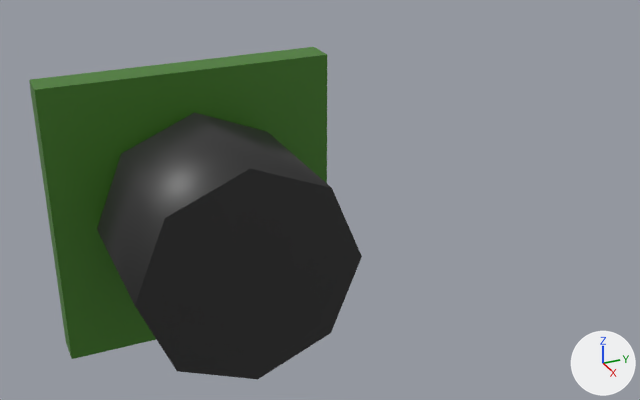
The COLLADA model pandora_sensors_description/meshes/sonar_sensor/max_sonar_ez4.dae: old version first, new version second.
Both versions are drawn from a 50 mm camera at (0.0638, -0.0171, 0.0293) aimed at (0.0062, 0.0088, 0.0005). Arrows for +X, +Y and +Z are at lower right; the lights stay in place. Where no turn or scale is listed for an object, it has been applied to the vertices.
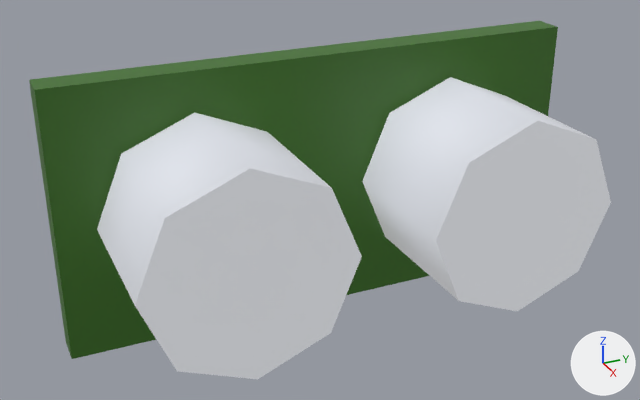
The newer file is also turned or shifted as a whole; pictures and numbers use the older file's frame.

Boxes [x1, y1, x2, y2] around the edits, measured in the pictures (640 x 400 px):
```json
{"object": "Plane", "change": "reshaped", "before": [29, 47, 362, 379], "after": [29, 21, 611, 379], "on screen": "75% wider, 8% taller"}
{"part": 1, "of": "me_plane_003", "change": "added", "after": [315, 21, 558, 295], "on screen": "green"}
{"part": 2, "of": "me_plane_003", "change": "added", "after": [362, 77, 611, 311]}
{"part": 3, "of": "me_plane_003", "change": "recoloured", "before": [97, 113, 362, 379], "after": [97, 113, 362, 379], "on screen": "black to grey"}
```

Edits to the scene script, one JSON object a line:
```json
{"op": "add", "block": "mat_sonar_silver_003", "code": ["mat_sonar_silver_003 = principled_material('Sonar_Silver_003')", "mat_sonar_silver_003.base_color = (0.418, 0.445, 0.509)  # grey #adb2bd", "mat_sonar_silver_003.roughness = 0.59", "mat_sonar_silver_003.emission_color = (0.3, 0.3, 0.3)  # grey #959595", "mat_sonar_silver_003.emission_strength = 1.0"]}
{"block": "me_plane_003", "where": "# used by ob_plane; location = (0.0, 0.0, 0.0)"}
{"op": "remove", "block": "me_plane_003", "code": "me_plane_003.from_pydata(...)  # 25 vertices, 36 faces; spans x 0.0..0.015, y -0.011..0.011, z -0.011..0.011"}
{"op": "add", "block": "me_plane_003", "code": "me_plane_003.from_pydata(...)  # 50 vertices, 72 faces; spans x 0.0..0.015, y -0.011..0.033, z -0.011..0.011"}
{"block": "me_plane_003", "change": "me_plane_003 part 1: a new loose piece, a box spanning x 0.0..0.0026, y 0.011..0.033, z -0.011..0.011, in mat_pcb_green_003 (dark green #3b7020)"}
{"block": "me_plane_003", "change": "me_plane_003 part 2: the loose piece of 17 vertices spanning x 0.0031..0.015, y -0.008..0.008, z -0.008..0.008 is copied, and the copy is moved by (0.0, 0.022, 0.0), in mat_sonar_silver_003 (grey #adb2bd); it spans x 0.0031..0.015, y 0.014..0.03, z -0.008..0.008"}
{"block": "me_plane_003", "change": "me_plane_003 part 3: 24 faces spanning x 0.0031..0.015, y -0.008..0.008, z -0.008..0.008 switch from mat_sonar_black_003 (black #2c2c2c) to mat_sonar_silver_003 (grey #adb2bd)"}
```
